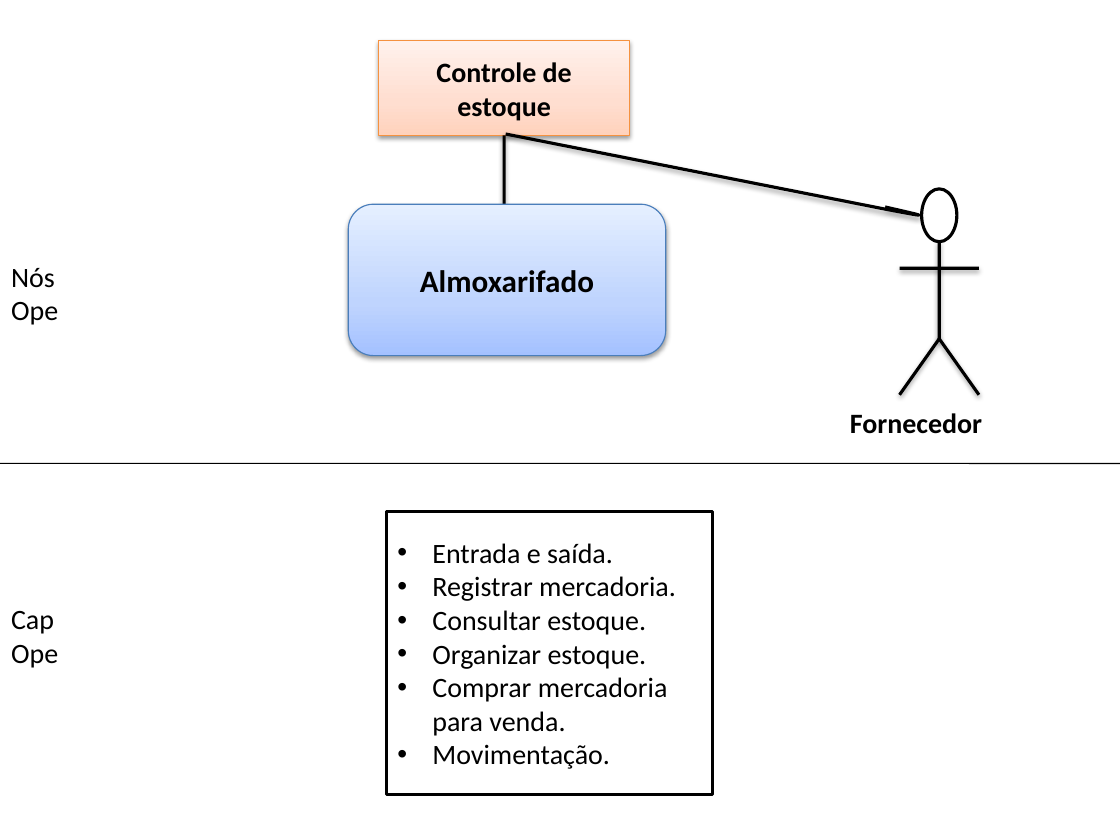
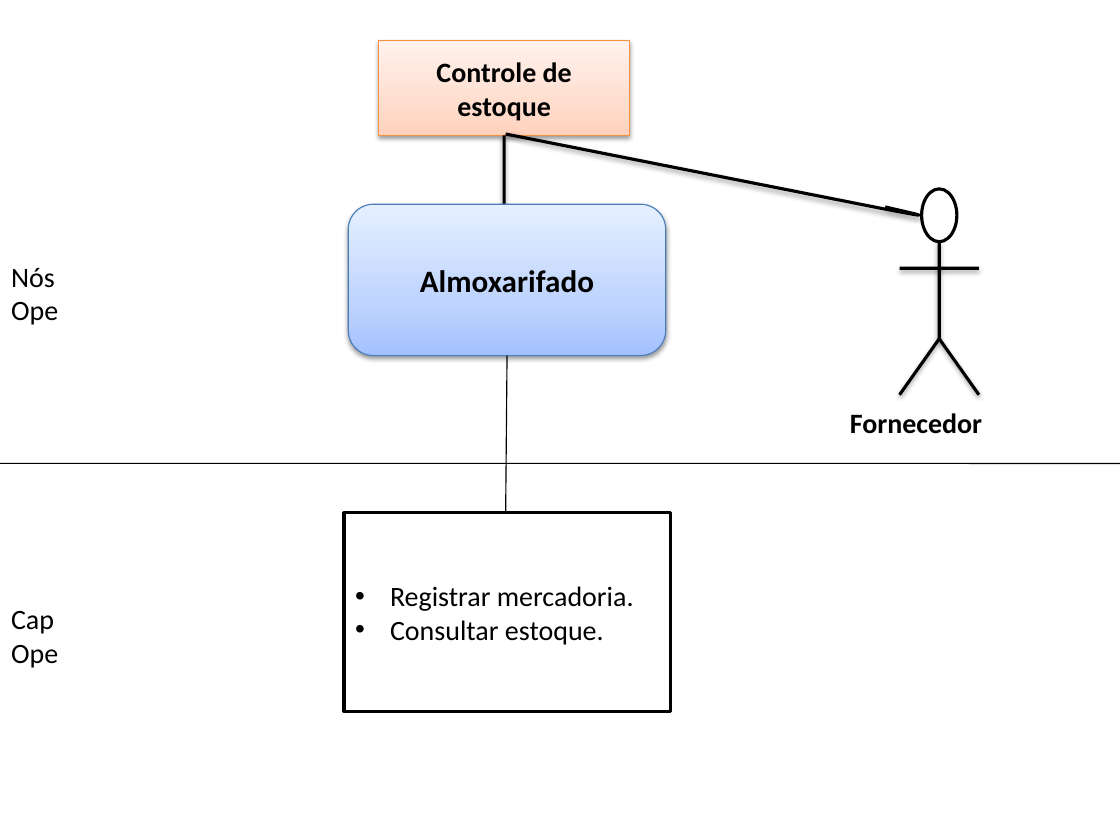
Before and after one commit to thiagobrunoalexandre/Oficina-de-Projeto-de-Empresa-1, a slide deck: slide 3 of Artefatos/15. Arquitetura de Negócio para cada Cenário (1).pptx. Drawn at 1120x840 pixels with LibreOffice and Linux fonts; fonts in the diff are those of the drawing. Boxes give left, top, right and bottom in pixels: in the first picture for what was removed or moved away, otherwise in the second. Text is boxed around its words. In the diff, an @@ line names an element or a change of style, - is before the commit and + after.

```diff
--- a/Artefatos/15. Arquitetura de Negócio para cada Cenário (1).pptx
+++ b/Artefatos/15. Arquitetura de Negócio para cada Cenário (1).pptx
@@ line added from (507, 356) to (505, 512), #000000 0.75 pt @@
@@ rectangle "Registrar mercadoria.": place and size @@
-rectangle "Registrar mercadoria." at (386, 512, 712, 795)
+rectangle "Registrar mercadoria." at (344, 513, 670, 711)
@@ text in rectangle at (432, 543, 613, 564): paragraph removed @@
-• Entrada e saída.
@@ text in rectangle at (432, 644, 668, 769): paragraphs removed @@
-• Organizar estoque.
-• Comprar mercadoria para venda.
-• Movimentação.
```
Also in this commit, not shown: 4 other slides changed.
